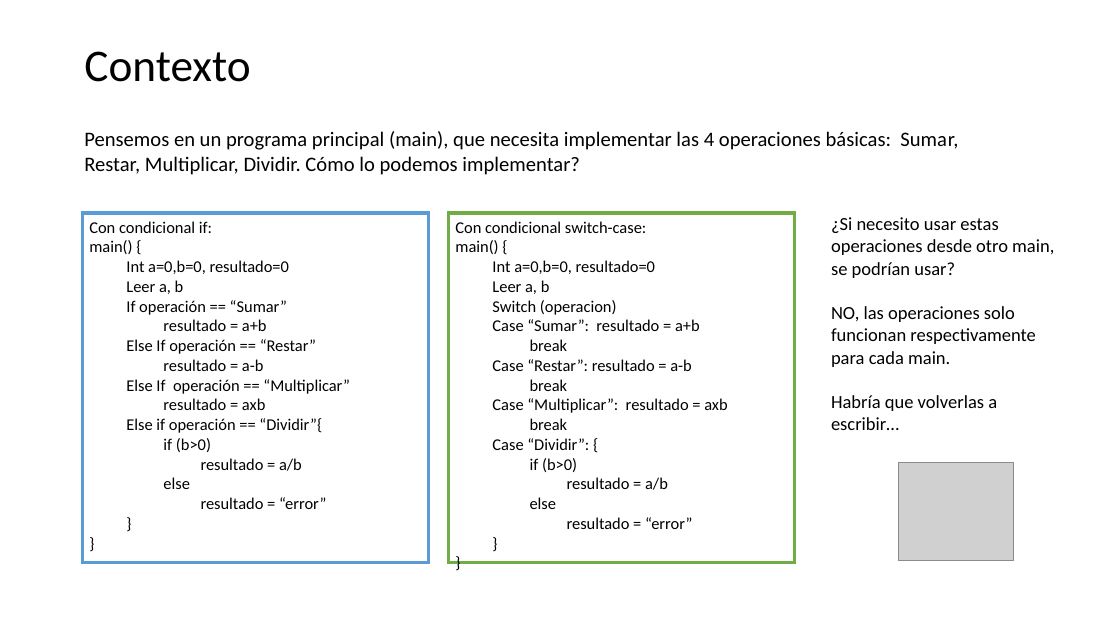
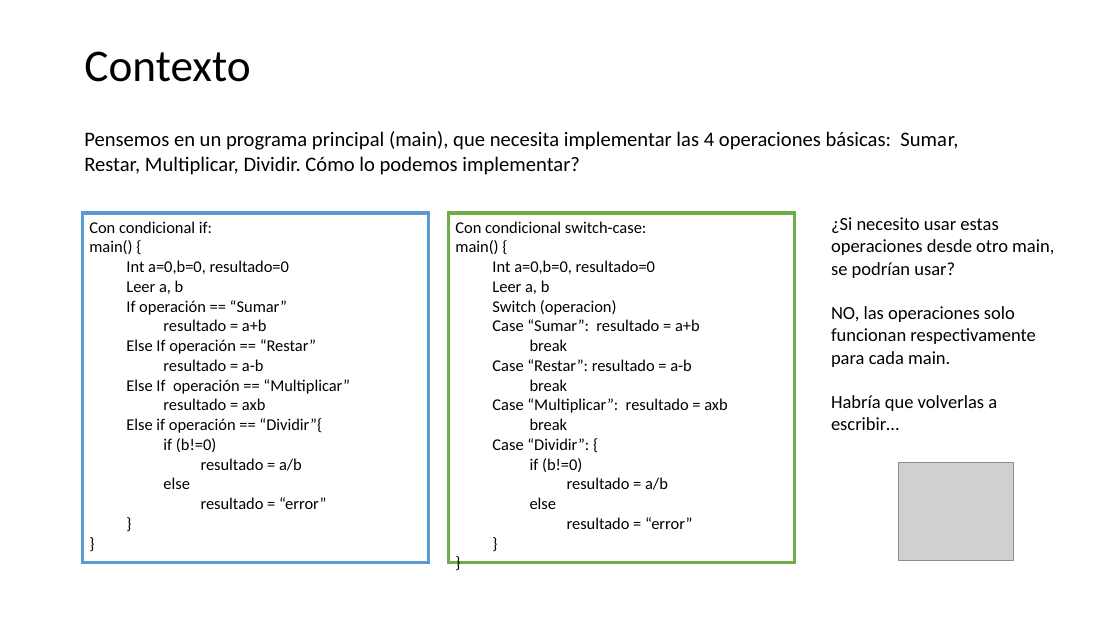
Before and after one commit to CesarLopez-Profe/Logica-de-programacion, a slide deck: slide 3 of Slides/2_Funciones.pptx. Drawn at 1120x630 pixels with LibreOffice and Linux fonts; fonts in the diff are those of the drawing; grey boxes stand for pictures; background and template pictures are left out. Boxes give left, top, right and bottom in pixels: in the first picture for what was removed or moved away, otherwise in the second. Text is boxed around its words. In the diff, an @@ line names an element or a change of style, - is before the commit and + after.

```diff
--- a/Slides/2_Funciones.pptx
+++ b/Slides/2_Funciones.pptx
@@ text in rectangle at [163, 438, 216, 452]: text changed @@
-  if (b>0)
+  if (b!=0)
@@ text in rectangle at [530, 458, 582, 472]: text changed @@
-  if (b>0)
+  if (b!=0)
```
Also in this commit, not shown: 2 other files.
